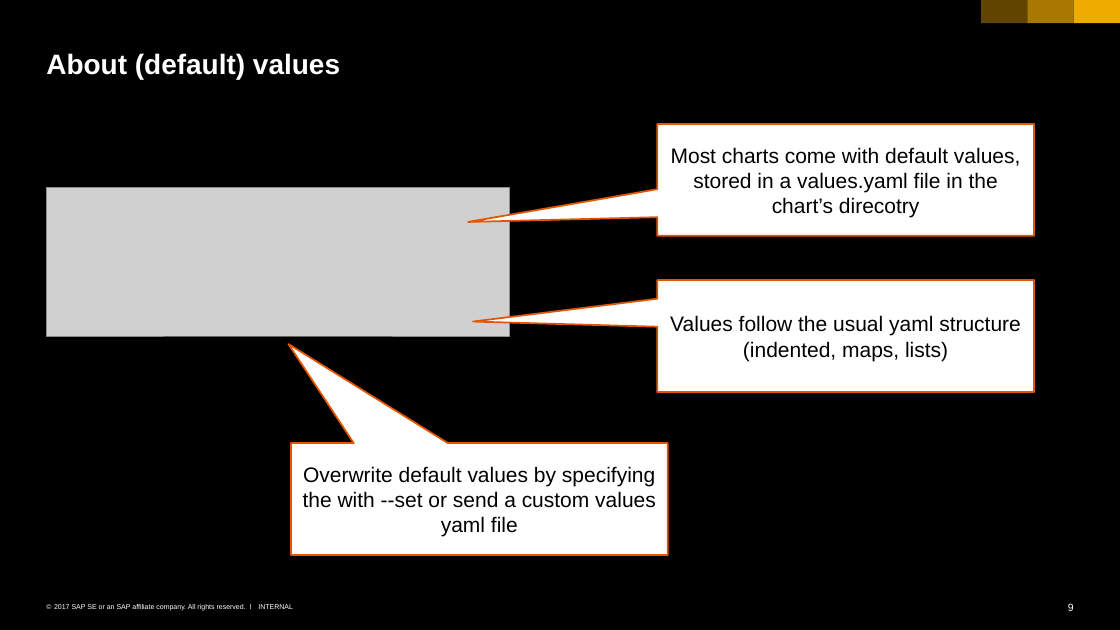
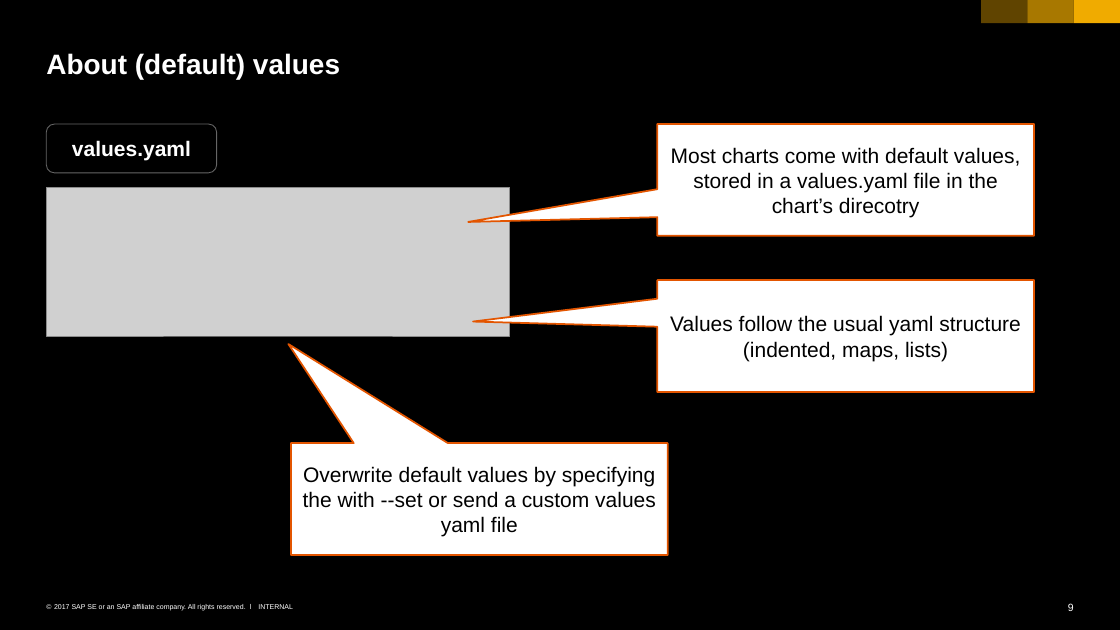
Before and after one commit to cuijiyao01/docker-k8s-training, a slide deck: slide 9 of kubernetes/12_helm.pptx. Drawn at 1120x630 pixels with LibreOffice and Linux fonts; fonts in the diff are those of the drawing; grey boxes stand for pictures. Boxes give left, top, right and bottom in pixels: in the first picture for what was removed or moved away, otherwise in the second. Text is boxed around its words. In the diff, an @@ line names an element or a change of style, - is before the commit and + after.

```diff
--- a/kubernetes/12_helm.pptx
+++ b/kubernetes/12_helm.pptx
@@ rounded rectangle added at bbox=[46, 124, 217, 173], outline #666666 0.75 pt, 18 pt, text #FFFFFF, bold @@
+values.yaml
```
Also in this commit, not shown: 1 other slide changed.
